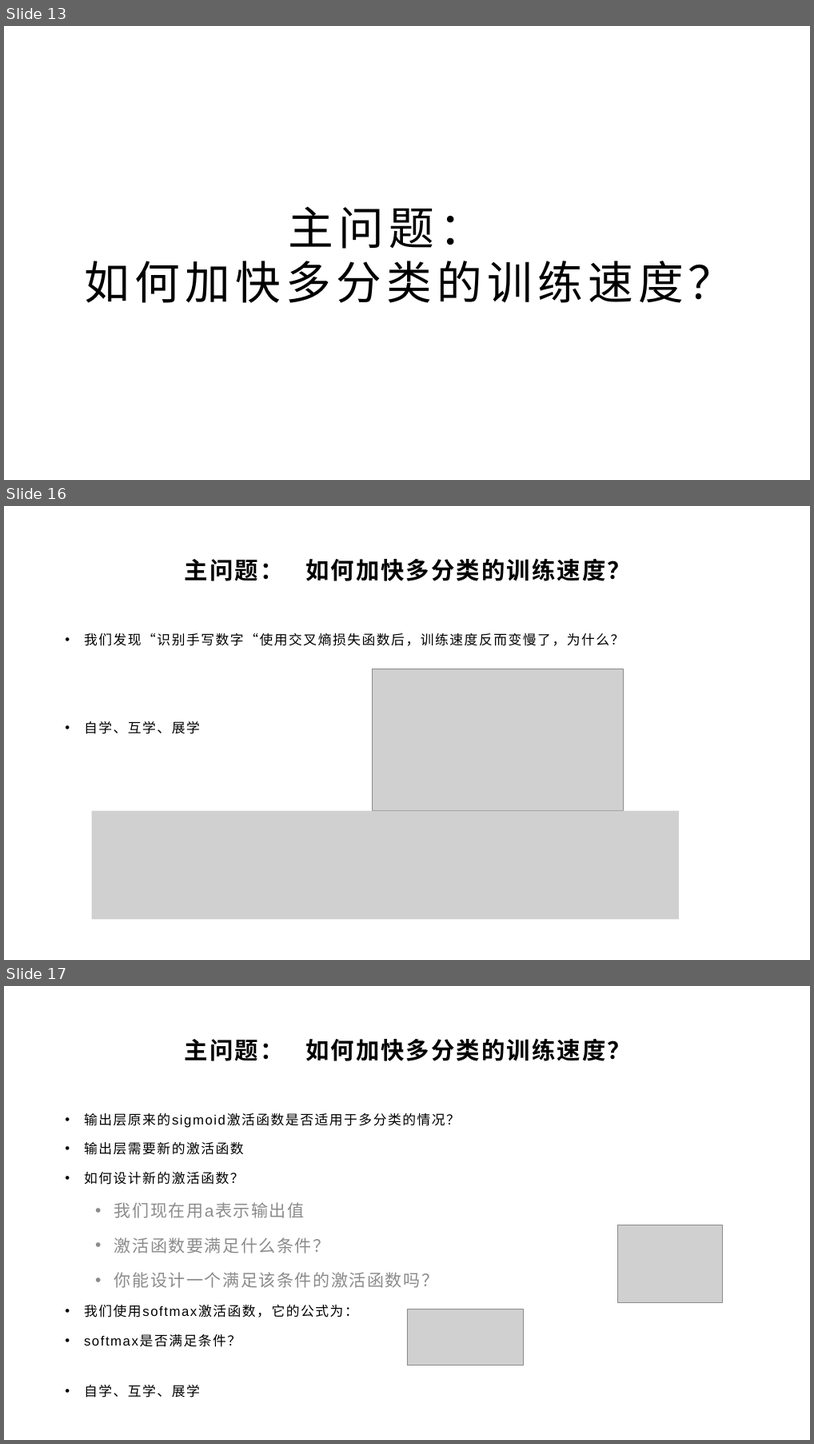
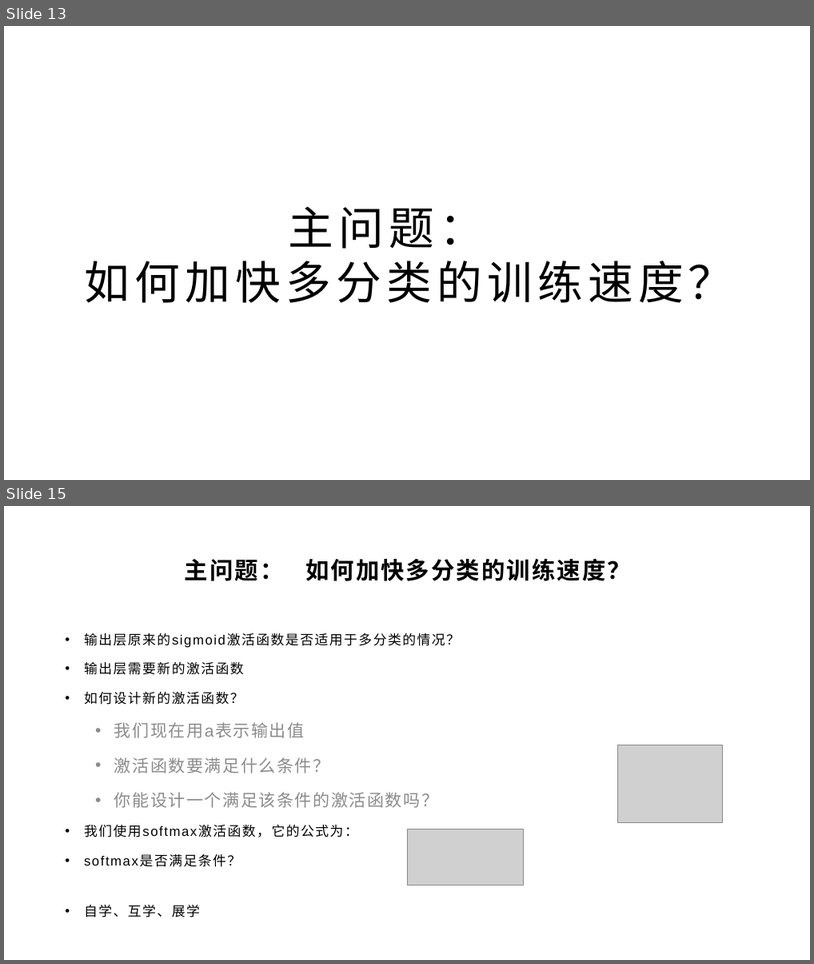
Before and after one commit to yyc-git/DeepLearningEdu, a slide deck: lessons/6_softmax/ppt/使用交叉熵损失函数和Softmax激活函数.pptx. Shown one above the other, each under a label of ours: slides 13, 16 and 17 before the commit, slides 13 and 15 after it; the slides between them are not shown. The pictures are 814x1444 and 814x964 pixels, drawn with LibreOffice and Linux fonts; fonts in the diff are those of the drawing; grey boxes stand for pictures; background and template pictures are left out. Boxes give left, top, right and bottom in pixels: in the first picture for what was removed or moved away, otherwise in the second. Text is boxed around its words. In the diff, an @@ line names an element or a change of style, - is before the commit and + after.

```diff
--- a/lessons/6_softmax/ppt/使用交叉熵损失函数和Softmax激活函数.pptx
+++ b/lessons/6_softmax/ppt/使用交叉熵损失函数和Softmax激活函数.pptx
@@ slide 16 removed at [4,506,810,960], background picture (left out) @@
@@ title removed at [185,559,631,581] @@
-主问题： 如何加快多分类的训练速度？
@@ text removed at [84,633,625,734] @@
-• 我们发现“识别手写数字“使用交叉熵损失函数后，训练速度反而变慢了，为什么？
-• 自学、互学、展学
@@ picture removed at [373,668,624,811] @@
@@ picture removed at [92,810,679,919] @@
@@ what was slide 17 is now slide 15 @@
```
Also in this commit, not shown: 5 slides changed, 1 other slide removed, 3 other files.
